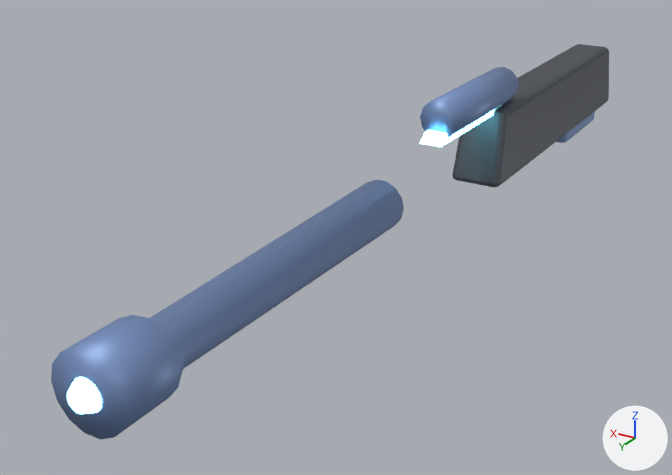
Renders of the glTF model game/assets/mech/weapon_rifle_beam.glb from each side of a commit.
Both versions are drawn from a camera (50 mm lens) standing at (-3.78, 11.01, 3.62) and looking at (0.81, 3.37, -0.2). The lights are fixed; the arrows at lower right show +X, +Y and +Z. The picture after the commit comes second. Where no turn or scale is listed for an object, it has been applied to the vertices. Vertices at exactly the same position are counted once.

Names of what the first picture shows: 'barrel', 'body', 'emitter', 'scope' and 2 more.
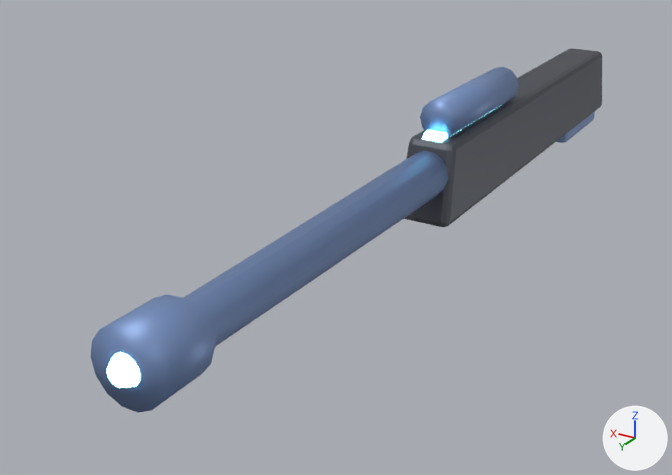
Boxes [x1, y1, x2, y2] around the edits, measured in the pictures (672 x 475 px):
'barrel', reshaped, moved
    before: [51, 179, 404, 439]
    after: [91, 151, 448, 413]
'body', reshaped, moved (26% wider, 24% taller)
    before: [452, 44, 609, 188]
    after: [404, 48, 602, 227]
'emitter', moved
    before: [67, 377, 102, 414]
    after: [107, 352, 141, 388]

What changed in the scene script:
```text
Change me_body:
    used by ob_body; location = (0.0, -0.51, 0.0)
    remove me_body.from_pydata(...)  # 56 vertices, 108 faces; spans x -0.29..0.29, y -2.2..2.2, z 0.0..0.85
    add me_body.from_pydata(...)  # 56 vertices, 108 faces; spans x -0.29..0.29, y -2.71..2.71, z 0.0..0.85
    me_body part 1: all 28 vertices in x -0.29..0.29, y 1.97..2.2, z 0.0..0.85 are moved by (0.0, 0.51, 0.0)
    other edits to the shape of me_body do not show in these pictures
Change me_barrel:
    used by ob_barrel; location = (0.0, 3.91, 0.51)
    remove me_barrel.from_pydata(...)  # 58 vertices, 112 faces; spans x -0.31..0.31, y 0.0..3.74, z -0.3..0.3
    add me_barrel.from_pydata(...)  # 58 vertices, 112 faces; spans x -0.31..0.31, y 0.0..4.42, z -0.3..0.3
    me_barrel part 2: all 43 vertices in x -0.31..0.31, y 3.06..3.74, z -0.3..0.3 are moved by (0.0, 0.68, 0.0)
Change ob_body:
    ob_body.location: (0.0, -0.51, 0.0) -> (0.0, 0.34, 0.0)
Change ob_barrel:
    ob_barrel.location: (0.0, 3.91, 0.51) -> (0.0, 2.89, 0.51)
Change ob_emitter:
    ob_emitter.location: (0.0, 7.48, 0.51) -> (0.0, 7.14, 0.51)
```
